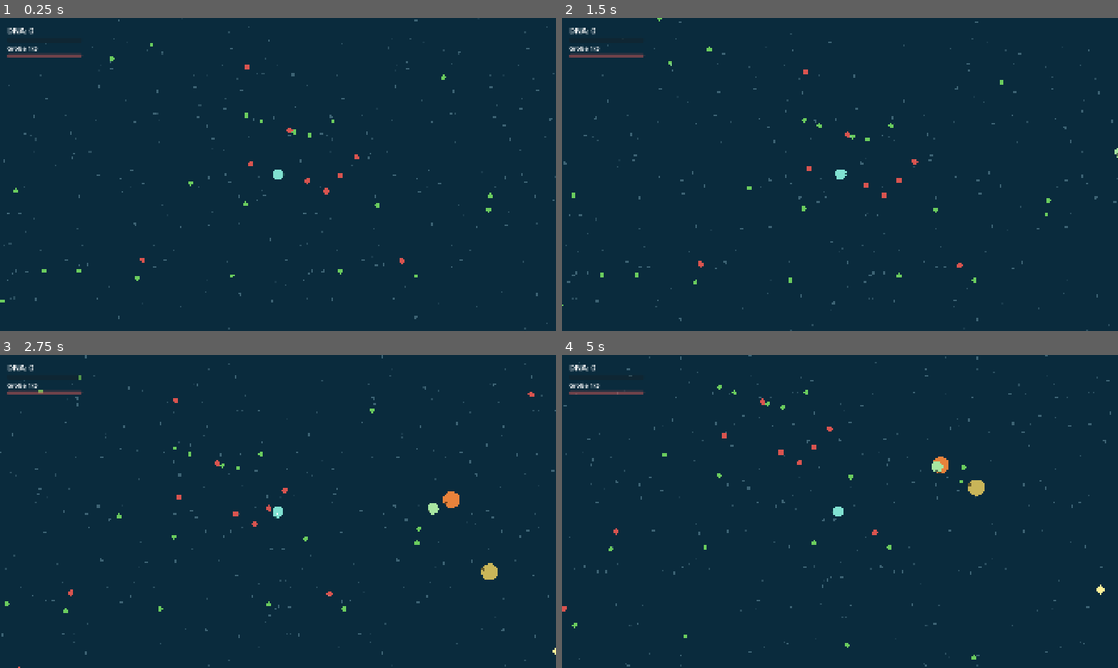
Above: before the commit, frames 1-4 (two rows, left to right).
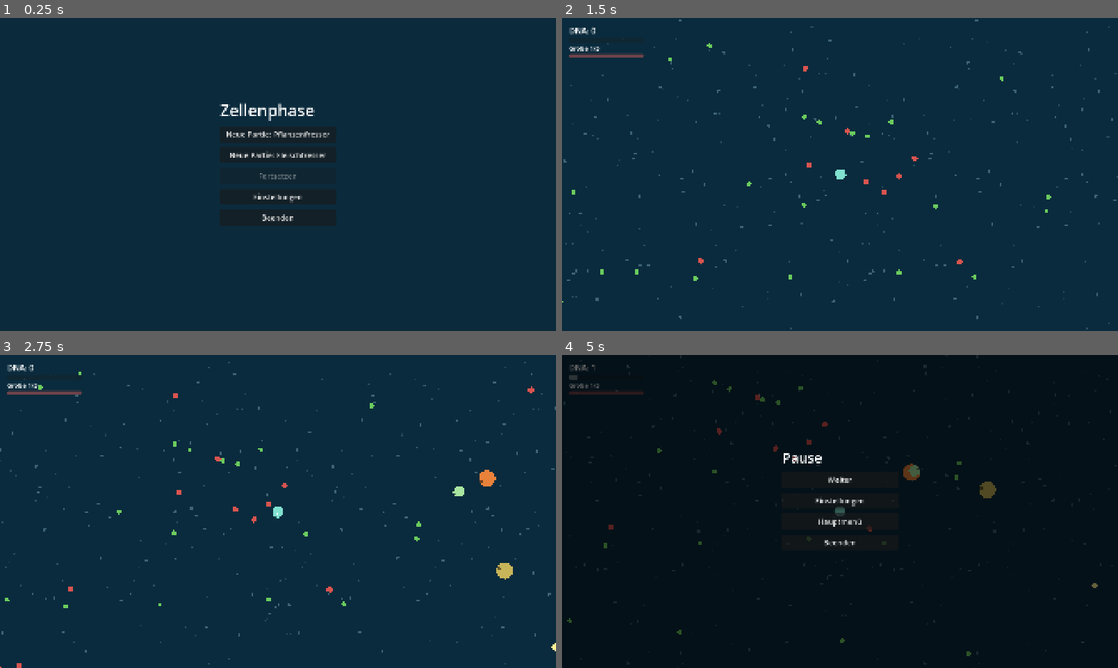
Above: after the commit, the same moments.

Repository: Mayo73/agenthub-backup
Game: Godot game, scene res://scenes/main.tscn
The game is run twice, just before and just after one commit, with the same random seed, the same clock (stepped at 60 frames per second) and the same inputs.
Inputs (mouse positions are in pixels of both pictures, inside the frame that each line leads up to):
- Up to frame 1 (0.25 s): no input
- Up to frame 2 (1.5 s): click (840, 133) at 0.5 s, where only the run after the commit has a clickable "Neue Partie: Pflanzenfresser"; tap Enter at 1.25 s; move the mouse to (962, 158) at 1.27 s; hold D (rechts) from 1.28 s (still down); tap W (hoch) at 1.35 s; click (962, 158) at 1.42 s
- Up to frame 3 (2.75 s): release D (rechts) at 2 s; drag from (166, 527) to (250, 574) at 2.02 s
- Up to frame 4 (5 s): move the mouse to (895, 442) at 2.77 s; hold D (rechts) 2.78-3.5 s; tap S (runter) at 2.85 s; drag from (812, 574) to (673, 464) at 3.52 s; move the mouse to (1006, 558) at 4.27 s; hold A (links) from 4.28 s (still down); tap Z at 4.35 s; tap Escape (pause) at 4.9 s

The runs differ from the first frame. In frame 1, 2.2% of the frame differs, in the area x 0-100%, y 0-100%; in frame 2, 1.3%; in frame 3, 2.1%; in frame 4, 100%.

Commit message:
T-0138: Hauptmenü und Pausemenü im Spiel
Erstellt vom lokalen Agent (Modell qwen3.5:35b-a3b, Versuch 1 von 5).

Diff:
--- a/scripts/main.gd
+++ b/scripts/main.gd
@@ -28,6 +28,10 @@
 var save_path := SaveGame.DEFAULT_PATH
 ## Erst nach start_new() oder load_saved() wird automatisch gespeichert.
 var autosave := false
+var main_menu: MainMenu
+var pause_menu: PauseMenu
+var in_menu := false
+var paused := false
 var poison := PoisonClouds.new()
 var electric := ElectricOrgan.new()
 
@@ -59,6 +63,20 @@
 	partner_view = PartnerView.new()
 	partner_view.name = "Partner"
 	world.add_child(partner_view)
+	main_menu = MainMenu.new()
+	main_menu.name = "MainMenu"
+	add_child(main_menu)
+	main_menu.set_can_continue(FileAccess.file_exists(save_path))
+	main_menu.new_game.connect(_on_new_game)
+	main_menu.continue_game.connect(_on_continue)
+	main_menu.quit_game.connect(quit)
+	pause_menu = PauseMenu.new()
+	pause_menu.name = "PauseMenu"
+	add_child(pause_menu)
+	pause_menu.resume.connect(toggle_pause)
+	pause_menu.to_main_menu.connect(back_to_menu)
+	pause_menu.quit_game.connect(quit)
+	show_menu(true)
 
 
 func _physics_process(delta: float) -> void:
@@ -298,3 +316,54 @@
 	hud.show_progress(progress)
 	autosave = true
 	return true
+
+
+## Zeigt oder verbirgt das Hauptmenü; im Menü steht die Spielwelt still.
+func show_menu(value: bool) -> void:
+	in_menu = value
+	main_menu.visible = value
+	hud.visible = not value
+	world.visible = not value
+	set_physics_process(not value)
+	world.process_mode = Node.PROCESS_MODE_DISABLED if value else Node.PROCESS_MODE_INHERIT
+
+
+func _on_new_game(diet: String) -> void:
+	start_new(diet)
+	show_menu(false)
+
+
+func _on_continue() -> void:
+	if load_saved():
+		show_menu(false)
+
+
+## Esc im Spiel: Pause an oder aus. Im Hauptmenü und im Editor wirkungslos.
+func toggle_pause() -> void:
+	if in_menu or editor_open:
+		return
+	paused = not paused
+	if paused:
+		pause_menu.open()
+	else:
+		pause_menu.close()
+	set_physics_process(not paused)
+	world.process_mode = Node.PROCESS_MODE_DISABLED if paused else Node.PROCESS_MODE_INHERIT
+
+
+func back_to_menu() -> void:
+	autosave_now()
+	paused = false
+	pause_menu.close()
+	main_menu.set_can_continue(FileAccess.file_exists(save_path))
+	show_menu(true)
+
+
+func quit() -> void:
+	autosave_now()
+	get_tree().quit()
+
+
+func _unhandled_input(event: InputEvent) -> void:
+	if event.is_action_pressed("pause"):
+		toggle_pause()
--- /dev/null
+++ b/tests/test_main_menus.gd
@@ -0,0 +1,73 @@
+extends "res://tests/base_test.gd"
+
+const PATH := "user://test_menue_spielstand.json"
+
+var main: Node2D
+
+
+func setup() -> void:
+	main = load("res://scenes/main.tscn").instantiate()
+	(Engine.get_main_loop() as SceneTree).root.add_child(main)
+	main.save_path = PATH
+
+
+func teardown() -> void:
+	main.free()
+	if FileAccess.file_exists(PATH):
+		DirAccess.remove_absolute(ProjectSettings.globalize_path(PATH))
+
+
+func test_start_im_menue() -> void:
+	check(main.in_menu, "nicht im Menü")
+	check(main.main_menu.visible, "MainMenu nicht sichtbar")
+	check(not main.world.visible, "world soll unsichtbar sein")
+	check(main.world.process_mode == Node.PROCESS_MODE_DISABLED, "world darf nicht laufen")
+
+
+func test_neue_partie() -> void:
+	main.main_menu.herbivore_button.pressed.emit()
+	check(not main.in_menu, "in_menu sollte false sein")
+	check(main.world.visible, "world soll sichtbar sein")
+
+	main.main_menu.carnivore_button.pressed.emit()
+	check(main.player.diet == Diet.FLEISCHFRESSER, "Fleischfresser muss gesetzt sein")
+
+
+func test_pause() -> void:
+	main.main_menu.herbivore_button.pressed.emit()
+	main.toggle_pause()
+	check(main.paused, "paused soll true sein")
+	check(main.pause_menu.visible, "PauseMenu soll sichtbar sein")
+	check(main.world.process_mode == Node.PROCESS_MODE_DISABLED, "world darf nicht laufen")
+
+	main.pause_menu.resume_button.pressed.emit()
+	check(not main.paused, "paused soll false sein")
+	check(not main.pause_menu.visible, "PauseMenu soll unsichtbar sein")
+
+
+func test_keine_pause_im_menue() -> void:
+	main.toggle_pause()
+	check(not main.paused, "paused soll false bleiben")
+
+
+func test_zurueck_ins_menue() -> void:
+	main.main_menu.herbivore_button.pressed.emit()
+	main.toggle_pause()
+	main.pause_menu.main_menu_button.pressed.emit()
+
+	check(main.in_menu, "in_menu soll true sein")
+	check(not main.paused, "paused soll false sein")
+	check(FileAccess.file_exists(PATH), "Spielstand muss existieren")
+	check(not main.main_menu.continue_button.disabled, "Fortsetzen darf nicht disabled sein")
+
+
+func test_fortsetzen() -> void:
+	main.main_menu.herbivore_button.pressed.emit()
+	main.progress.dna = 9
+	main.save_now()
+	main.back_to_menu()
+	main.progress.dna = 0
+	main.main_menu.continue_button.pressed.emit()
+
+	check(not main.in_menu, "in_menu soll false sein")
+	check(main.progress.dna == 9, "DNA muss geladen sein")
Not shown, added: tests/test_main_menus.gd.uid
